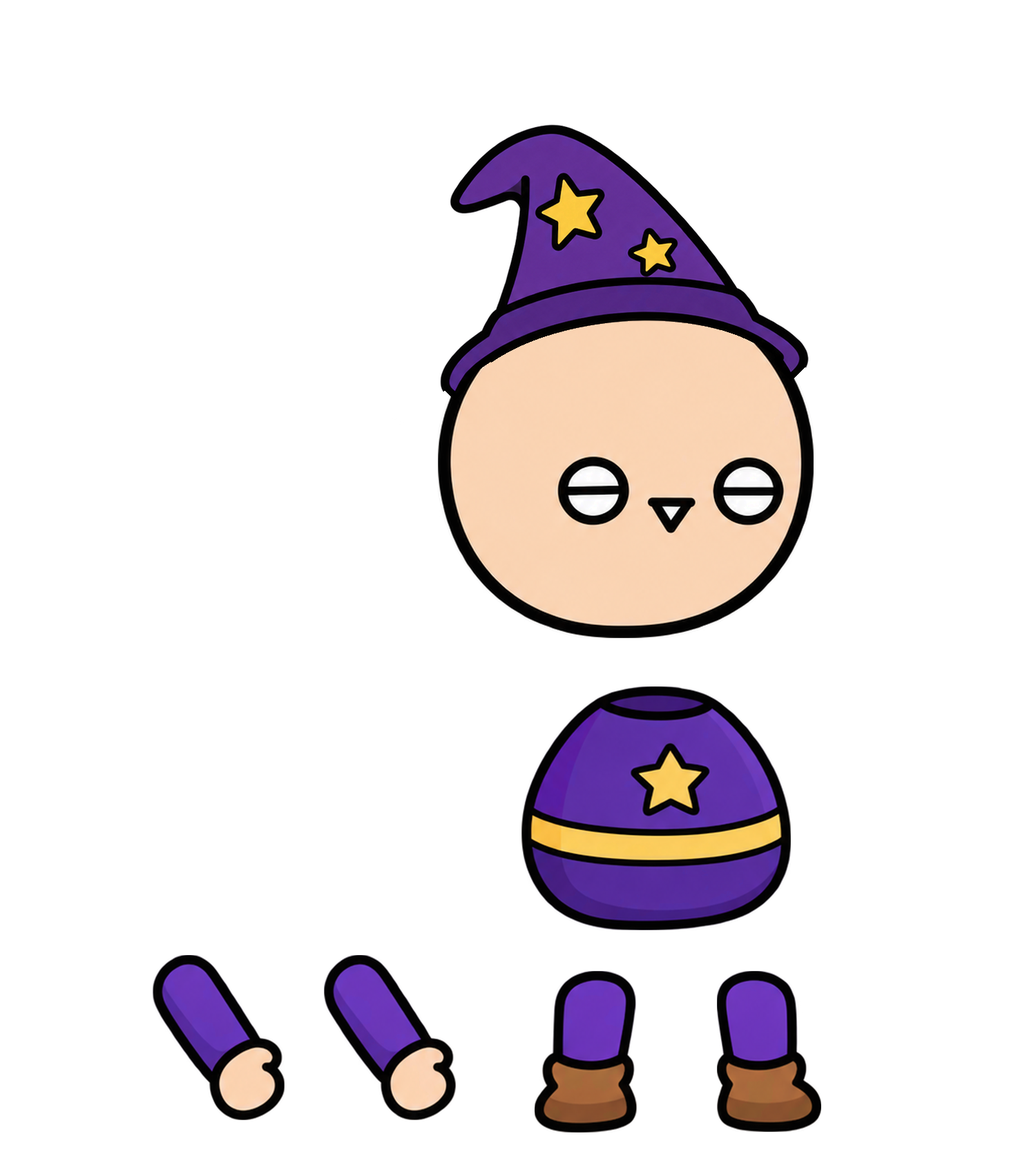
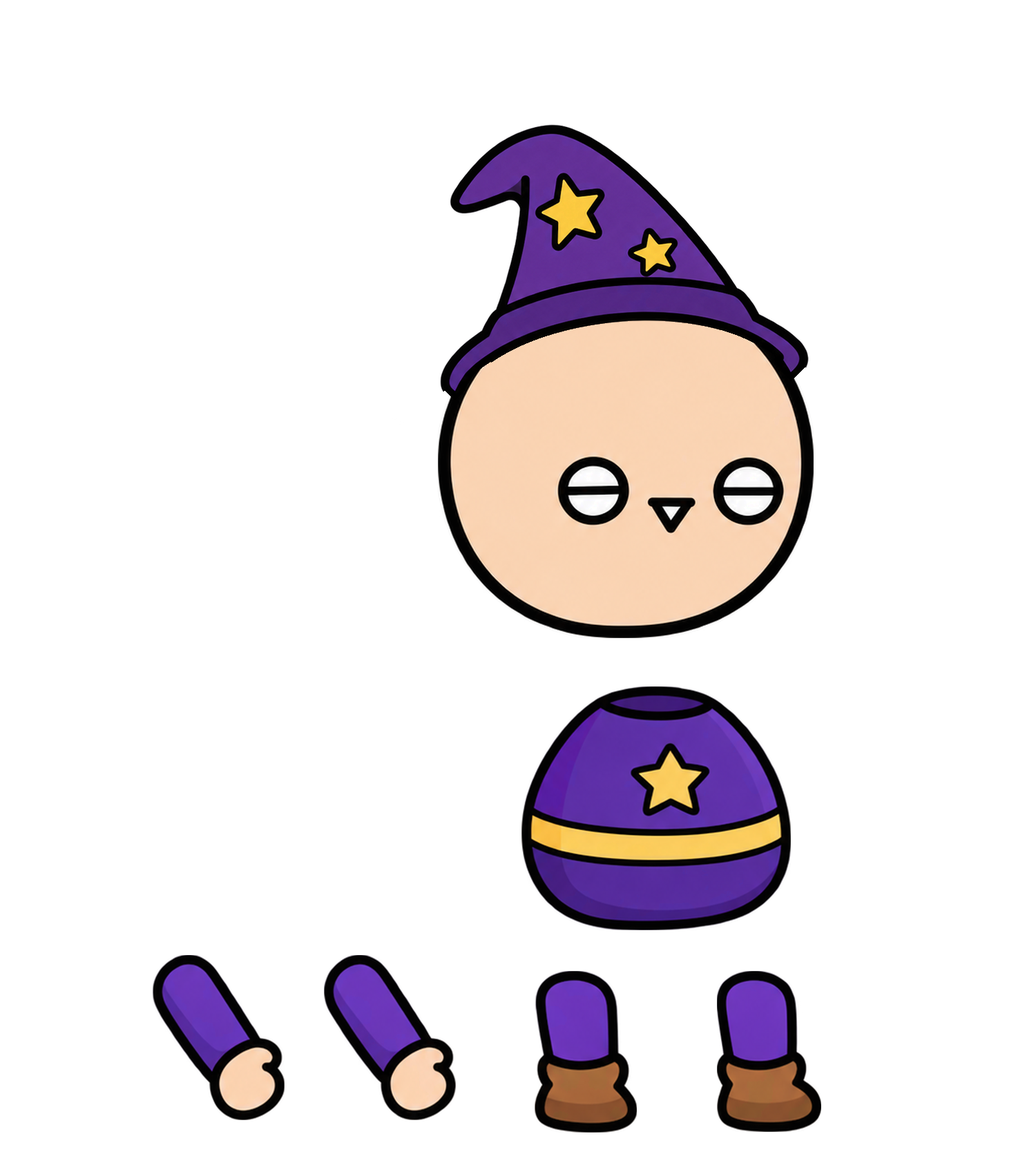
Two versions of the same layered image (w=1036, h=1174). Layer-by-layer changes:
painted on "다리1" over box(534, 970, 637, 1133)
